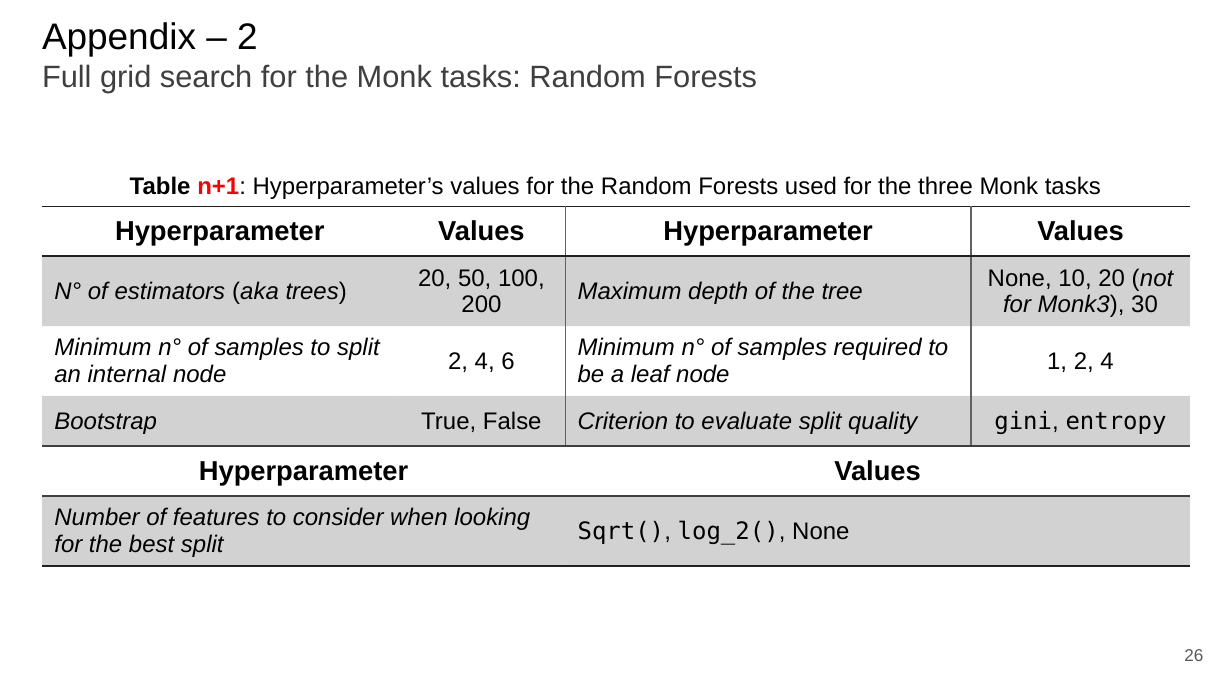
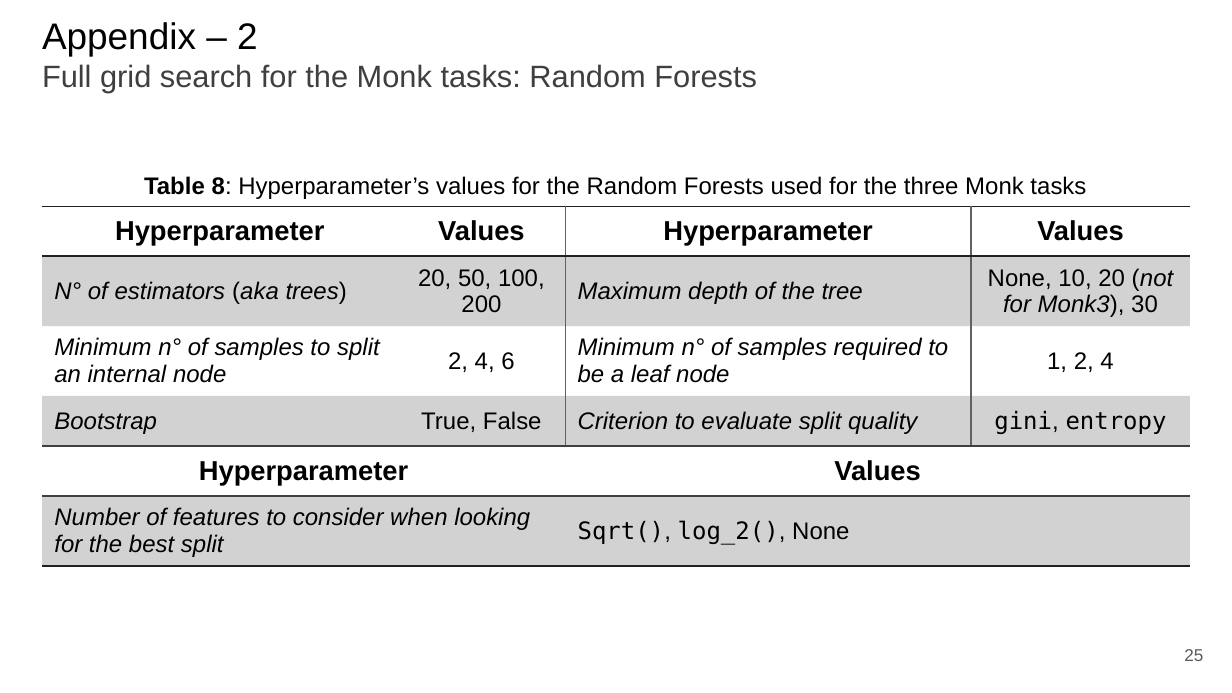
Before and after one commit to paolo-junior-mollica/machine-learning-project, a slide deck: slide 25 of relazione/ML-2023-PRJ-Slides-Demo.pptx (slide 26 before the commit). Drawn at 1232x693 pixels with LibreOffice and Linux fonts; fonts in the diff are those of the drawing. Boxes give left, top, right and bottom in pixels: in the first picture for what was removed or moved away, otherwise in the second. Text is boxed around its words. In the diff, an @@ line names an element or a change of style, - is before the commit and + after.

```diff
--- a/relazione/ML-2023-PRJ-Slides-Demo.pptx
+++ b/relazione/ML-2023-PRJ-Slides-Demo.pptx
@@ text at bbox=[144, 176, 1086, 199]: text changed @@
-Table n+1: Hyperparameter’s values for the Random Forests used for the three Monk tasks
+Table 8: Hyperparameter’s values for the Random Forests used for the three Monk tasks
@@ page number at bbox=[1184, 649, 1203, 661]: text changed @@
-26
+25
```
Also in this commit, not shown: 7 other slides changed, 1 slide removed.
